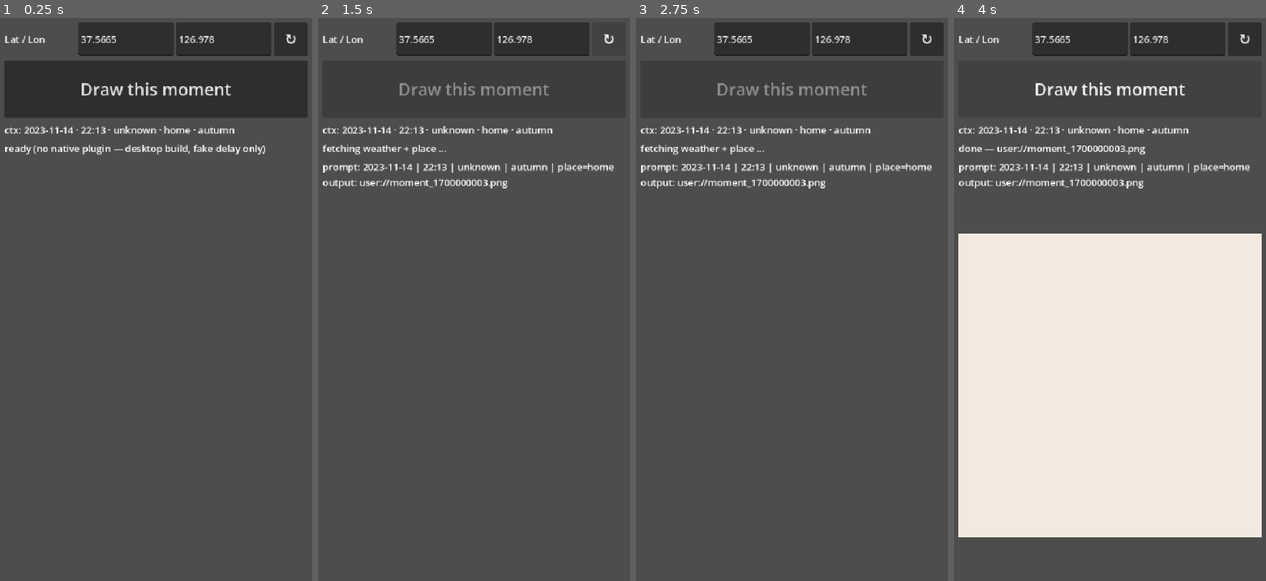
Above: before the commit, frames 1-4 (left to right).
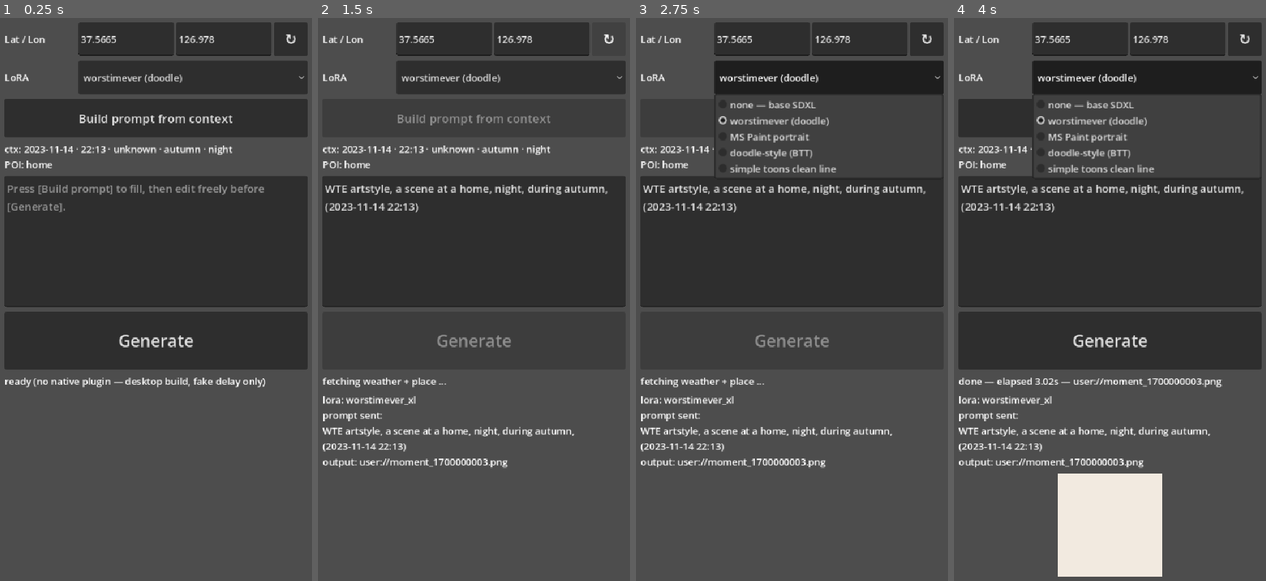
Above: after the commit, the same moments.

Repository: jungrok5/ondevice-imagen
Game: Godot game, scene res://scenes/Main.tscn
The game is run twice, just before and just after one commit, with the same random seed, the same clock (stepped at 60 frames per second) and the same inputs.
Inputs (mouse positions are in pixels of both pictures, inside the frame that each line leads up to):
- Up to frame 1 (0.25 s): no input
- Up to frame 2 (1.5 s): click "Draw this moment" (after the commit: "Generate") at 0.5 s; click "↻" at 1.25 s
- Up to frame 3 (2.75 s): click (829, 79) at 2 s, where only the run after the commit has a clickable "worstimever (doodle)"
- Up to frame 4 (4 s): click "↻" at 2.75 s; click (1147, 79) at 3.5 s, where only the run after the commit has a clickable "worstimever (doodle)"

The runs differ from the first frame. In frame 1, 40% of the frame differs, in the area x 1-99%, y 7-66%; in frame 2, 27%; in frame 3, 31%; in frame 4, 68%, in the area x 1-99%, y 7-100%.

Commit message:
Phase 1 testbed: 2-step prompt workflow + LoRA picker + rich POI
The on-device Phase 1 build is now meant to be carried around for
"what does the model draw with this exact context" experiments —
not just a button-press wiring smoke test.

Changes:

1. ContextProvider preserves the full Nominatim address dict and
   builds a free-form POI summary (e.g. "a cafe, Junggu, near
   Sejong-daero") instead of squashing every reverse-geocode result
   into one of five buckets. The 5-bucket place_type is still computed
   for downstream prompt selection, but everything richer also lives
   on _cached.address / _cached.poi_summary.

2. main.gd is restructured around a two-step prompt workflow:
     [Build prompt from context]   - composes ctx + selected LoRA
                                     trigger into an English-leaning
                                     SD prompt and dumps it into a
     prompt TextEdit                 - editable; the user can hand-
                                     tune anything before sending
     [Generate]                    - sends the (possibly edited)
                                     text to the native Worker

3. LoRA OptionButton with five hand-picked presets (none / worstimever
   / mspaint / doodle-style / simple-toons-style). Selected preset's
   trigger phrase is what the prompt builder prepends. Phase 2's
   Worker will read the selected preset id to pick the right
   .safetensors at inference time.

4. status_label now reports "done — elapsed 0.42s — <path>" so the
   tester can compare wall-clock cost across LoRA / prompt variants.

5. detail_label echoes the exact prompt that was sent, so what's on
   screen is what the worker received.

Verified on Note 10+ 5G:
  - Build prompt produced: "WTE artstyle, a scene at 명동, noon,
    clear weather, during spring, (2026-05-09 14:43)" — Nominatim's
    Korean suburb name flows through verbatim, which is fine because
    the user can edit it before pressing Generate.
  - The Phase 1 fake-inference path still completes end to end with
    a notification + tap-to-view return.

Co-Authored-By: Claude Opus 4.7 (1M context) <noreply@anthropic.com>

Diff:
--- a/client/scripts/context_provider.gd
+++ b/client/scripts/context_provider.gd
@@ -121,10 +121,47 @@
 	_cached.place_type = _detect_place_type(address)
 	# Display name (Korean if available) for UI.
 	_cached.display_name = String(parsed.get("display_name", _cached.get("display_name", "")))
-	print("[Context] geo updated: country=%s place_type=%s" % [
-		String(_cached.country), String(_cached.place_type)
+	# Preserve the raw address dict so the prompt builder can mine
+	# road / suburb / city / building / amenity / leisure / tourism / etc.
+	_cached.address = address
+	# Build a short, human-readable POI summary (English where possible)
+	# that the prompt builder can splice straight into the SD prompt.
+	_cached.poi_summary = _build_poi_summary(address, _cached.display_name)
+	print("[Context] geo updated: country=%s place_type=%s poi=%s" % [
+		String(_cached.country), String(_cached.place_type), String(_cached.poi_summary)
 	])
 	context_changed.emit(get_cached_context())
+
+
+func _build_poi_summary(address: Dictionary, display_name: String) -> String:
+	# A few-word location label that captures what kind of place we're in,
+	# preferring the most specific tag available. SD prompts react well to
+	# concrete proper nouns ("Seoul City Hall") and concrete amenity names
+	# ("a cafe", "a riverside park") — so we hand both when we have them.
+	var parts: Array = []
+	var named: String = ""
+	for key in ["amenity", "leisure", "tourism", "historic", "shop",
+				"office", "building", "natural", "man_made", "public_building"]:
+		if address.has(key) and String(address[key]).length() > 0:
+			named = String(address[key]).replace("_", " ")
+			parts.append("a " + named)
+			break
+	# Most specific area name (suburb / neighbourhood / city / town).
+	for key in ["suburb", "neighbourhood", "quarter", "city_district",
+				"city", "town", "village", "county"]:
+		if address.has(key) and String(address[key]).length() > 0:
+			parts.append(String(address[key]))
+			break
+	if address.has("road") and String(address.road).length() > 0:
+		parts.append("near " + String(address.road))
+	if parts.is_empty() and display_name.length() > 0:
+		# Fallback: first 2 components of the comma-separated display_name.
+		var dn_parts: PackedStringArray = display_name.split(",")
+		if dn_parts.size() > 0:
+			parts.append(String(dn_parts[0]).strip_edges())
+		if dn_parts.size() > 1:
+			parts.append(String(dn_parts[1]).strip_edges())
+	return ", ".join(parts)
 
 
 func _detect_place_type(address: Dictionary) -> String:
@@ -157,14 +194,16 @@
 
 func _build_offline_context(lat: float, lon: float) -> Dictionary:
 	return {
-		"season":      _season_now(),
-		"time_of_day": _time_of_day_now(),
-		"weather":     "unknown",
-		"country":     "KR",
-		"place_type":  "home",
+		"season":       _season_now(),
+		"time_of_day":  _time_of_day_now(),
+		"weather":      "unknown",
+		"country":      "KR",
+		"place_type":   "home",
 		"display_name": "",
-		"lat":          lat,
-		"lon":          lon,
+		"address":      {},
+		"poi_summary":  "",
+		"lat":           lat,
+		"lon":           lon,
 	}
 
 
--- a/client/scripts/main.gd
+++ b/client/scripts/main.gd
@@ -1,18 +1,18 @@
 extends Control
 ##
-## Phase 1 main scene — verify the *workflow* end to end on Android:
+## Phase 1 main scene — verify the *workflow* end to end on Android,
+## and also serve as a hand-held testbed:
 ##
-##   button press
+##   [Build prompt]   ← bundles ctx + selected LoRA into an English prompt
 ##     ↓
-##   ContextProvider snapshot (date / time / weather / place / lat-lon)
+##   prompt TextEdit  ← editable, the user can hand-tune before sending
 ##     ↓
-##   DrawMomentPlugin.start_inference(prompt) — Kotlin Foreground Service
-##     ↓
-##   (~30 s of fake delay, no ONNX yet)
+##   [Generate]       ← starts the Foreground Service with the (possibly
+##                       edited) prompt + LoRA trigger
 ##     ↓
 ##   inference_completed signal + system notification
 ##     ↓
-##   user taps notification → app foregrounds → result screen shows the PNG
+##   result image + "elapsed: Xs" + "prompt sent: ..."
 ##
 ## Phase 2 will replace the fake-delay block inside the Worker with the
 ## real ONNX Runtime SD 1.5 inference. Everything else (UI, signal wire,
@@ -21,6 +21,19 @@
 
 const ContextProvider := preload("res://scripts/context_provider.gd")
 
+# (display_label, lora_id, trigger_phrase) — trigger gets prepended to the
+# user's prompt when "Build prompt" is pressed. lora_id is what Phase 2
+# will pass to the native Worker so it picks the right .safetensors at
+# inference time.
+const LORA_PRESETS: Array = [
+	["none — base SDXL",        "",                       ""],
+	["worstimever (doodle)",    "worstimever_xl",         "WTE artstyle"],
+	["MS Paint portrait",       "sdxl_mspaint_portraits", "MSPaint portrait"],
+	["doodle-style (BTT)",      "doodle-style",           "SDXL_BTT_Doodle_v01"],
+	["simple toons clean line", "simple-toons-style-sdxl",
+		"a simple cartoon illustration, clean lineart"],
+]
+
 var ctx_provider: ContextProvider
 var draw_plugin   # Engine singleton from android-plugin/, may be null on desktop.
 
@@ -28,6 +41,9 @@
 var lat_edit: LineEdit
 var lon_edit: LineEdit
 var refresh_button: Button
+var lora_picker: OptionButton
+var build_button: Button
+var prompt_edit: TextEdit
 var generate_button: Button
 var status_label: Label
 var ctx_label: Label
@@ -35,6 +51,7 @@
 var result_rect: TextureRect
 
 var _last_output_path: String = ""
+var _started_at_msec: int = 0
 
 
 func _ready() -> void:
@@ -84,26 +101,51 @@
 	refresh_button.pressed.connect(_on_refresh_pressed)
 	loc_row.add_child(refresh_button)
 
+	# LoRA picker
+	var lora_row := _row(root, "LoRA")
+	lora_picker = OptionButton.new()
+	lora_picker.size_flags_horizontal = Control.SIZE_EXPAND_FILL
+	for i in LORA_PRESETS.size():
+		lora_picker.add_item(String(LORA_PRESETS[i][0]), i)
+	lora_picker.select(1)  # default to worstimever — most-tested style
+	lora_row.add_child(lora_picker)
+
+	# Build prompt button
+	build_button = Button.new()
+	build_button.text = "Build prompt from context"
+	build_button.custom_minimum_size = Vector2(0, 64)
+	build_button.add_theme_font_size_override("font_size", 20)
+	build_button.pressed.connect(_on_build_pressed)
+	root.add_child(build_button)
+
+	# Live context label (above the editable prompt — what we'll bundle)
+	ctx_label = Label.new()
+	ctx_label.autowrap_mode = TextServer.AUTOWRAP_WORD_SMART
+	root.add_child(ctx_label)
+
+	# Editable prompt — user can hand-tune before pressing Generate.
+	prompt_edit = TextEdit.new()
+	prompt_edit.placeholder_text = "Press [Build prompt] to fill, then edit freely before [Generate]."
+	prompt_edit.custom_minimum_size = Vector2(0, 220)
+	prompt_edit.add_theme_font_size_override("font_size", 18)
+	prompt_edit.wrap_mode = TextEdit.LINE_WRAPPING_BOUNDARY
+	root.add_child(prompt_edit)
+
 	# Generate
 	generate_button = Button.new()
-	generate_button.text = "Draw this moment"
+	generate_button.text = "Generate"
 	generate_button.custom_minimum_size = Vector2(0, 96)
 	generate_button.add_theme_font_size_override("font_size", 28)
 	generate_button.pressed.connect(_on_generate_pressed)
 	root.add_child(generate_button)
 
-	# Live context label
-	ctx_label = Label.new()
-	ctx_label.autowrap_mode = TextServer.AUTOWRAP_WORD_SMART
-	root.add_child(ctx_label)
-
-	# Status (busy / done / error)
+	# Status (busy / done / error / elapsed)
 	status_label = Label.new()
 	status_label.text = ("ready" if draw_plugin != null
 		else "ready (no native plugin — desktop build, fake delay only)")
 	root.add_child(status_label)
 
-	# Detail (output path / error message)
+	# Detail (output path / sent prompt / error message)
 	detail_label = Label.new()
 	detail_label.autowrap_mode = TextServer.AUTOWRAP_WORD_SMART
 	detail_label.add_theme_font_size_override("font_size", 16)
@@ -136,35 +178,110 @@
 
 
 func _on_context_changed(ctx: Dictionary) -> void:
-	ctx_label.text = "ctx: %s · %s · %s · %s · %s" % [
+	var poi := String(ctx.get("poi_summary", ""))
+	if poi.is_empty():
+		poi = String(ctx.get("place_type", "?"))
+	ctx_label.text = "ctx: %s · %s · %s · %s · %s\nPOI: %s" % [
 		String(ctx.get("date", "?")),
 		String(ctx.get("time", "?")),
 		String(ctx.get("weather", "?")),
-		String(ctx.get("place_type", "?")),
 		String(ctx.get("season", "?")),
+		String(ctx.get("time_of_day", "?")),
+		poi,
 	]
 
 
+# --- Build prompt ------------------------------------------------------------
+
+func _on_build_pressed() -> void:
+	var ctx := ctx_provider.get_cached_context()
+	prompt_edit.text = _build_full_prompt(ctx, _selected_lora_trigger())
+
+
+func _selected_lora_trigger() -> String:
+	var idx := lora_picker.get_selected_id()
+	if idx < 0 or idx >= LORA_PRESETS.size():
+		return ""
+	return String(LORA_PRESETS[idx][2])
+
+
+func _selected_lora_id() -> String:
+	var idx := lora_picker.get_selected_id()
+	if idx < 0 or idx >= LORA_PRESETS.size():
+		return ""
+	return String(LORA_PRESETS[idx][1])
+
+
+func _build_full_prompt(ctx: Dictionary, lora_trigger: String) -> String:
+	# Compose a SD-friendly English prompt from everything ContextProvider
+	# managed to grab. Order matters for SD 1.5: trigger first, then the
+	# scene description, then mood / time / weather. POI noun phrase
+	# (e.g. "a cafe, Junggu, near Sejong-daero") goes near the front so
+	# the model anchors its composition to it.
+	var parts: Array = []
+	if lora_trigger.length() > 0:
+		parts.append(lora_trigger)
+
+	var poi := String(ctx.get("poi_summary", ""))
+	var place_type := String(ctx.get("place_type", ""))
+	var weather := String(ctx.get("weather", ""))
+	var season := String(ctx.get("season", ""))
+	var time_of_day := String(ctx.get("time_of_day", ""))
+	var date := String(ctx.get("date", ""))
+	var time_str := String(ctx.get("time", ""))
+
+	# Anchor sentence — concrete location if we have one, otherwise the
+	# 5-bucket place_type (cafe / library / market / river / home).
+	if poi.length() > 0:
+		parts.append("a scene at %s" % poi)
+	elif place_type.length() > 0:
+		parts.append("a scene at a %s" % place_type)
+
+	# Mood line — time of day + weather + season.
+	var mood: Array = []
+	if time_of_day.length() > 0:
+		mood.append(time_of_day)
+	if weather.length() > 0 and weather != "unknown":
+		mood.append(weather + " weather")
+	if season.length() > 0:
+		mood.append("during " + season)
+	if not mood.is_empty():
+		parts.append(", ".join(mood))
+
+	# Timestamp footnote — useful for "different result every day even at
+	# the same place" experiments. SD 1.5 mostly ignores numeric strings,
+	# but we keep them for the user's records (and to quietly perturb the
+	# prompt embedding so two same-context generations diverge).
+	if date.length() > 0 or time_str.length() > 0:
+		parts.append("(%s %s)" % [date, time_str])
+
+	return ", ".join(parts)
+
+
+# --- Generate ---------------------------------------------------------------
+
 func _on_generate_pressed() -> void:
-	var ctx := ctx_provider.get_cached_context()
-	# A minimal prompt string the worker will pass to inference. Exact
-	# format is finalised once the prompt builder is ported to the device
-	# (or kept on PC and shipped as a precomputed string per cell).
-	var prompt := "%s | %s | %s | %s | place=%s" % [
-		String(ctx.get("date", "")),
-		String(ctx.get("time", "")),
-		String(ctx.get("weather", "")),
-		String(ctx.get("season", "")),
-		String(ctx.get("place_type", "")),
-	]
-	# Output path the Worker writes the finished PNG to. Both desktop
-	# and Android should be able to write to user://.
+	var prompt := prompt_edit.text.strip_edges()
+	if prompt.is_empty():
+		# Convenience: pressing Generate without ever pressing Build is
+		# the common case, so build it on the fly.
+		var ctx := ctx_provider.get_cached_context()
+		prompt = _build_full_prompt(ctx, _selected_lora_trigger())
+		prompt_edit.text = prompt
+
+	# Output path the Worker writes the finished PNG to.
 	var out_path := "user://moment_%d.png" % int(Time.get_unix_time_from_system())
 	_last_output_path = out_path
+	_started_at_msec = Time.get_ticks_msec()
 
 	generate_button.disabled = true
-	status_label.text = "starting background inference..."
-	detail_label.text = "prompt: %s\noutput: %s" % [prompt, out_path]
+	build_button.disabled = true
+	status_label.text = "generating ..."
+	detail_label.text = "lora: %s\nprompt sent:\n%s\noutput: %s" % [
+		_selected_lora_id() if _selected_lora_id().length() > 0 else "(none)",
+		prompt,
+		out_path,
+	]
 
 	if draw_plugin != null:
 		draw_plugin.call("start_inference", prompt, ProjectSettings.globalize_path(out_path))
@@ -175,33 +292,33 @@
 
 
 func _on_inference_completed(output_path: String) -> void:
-	_load_result(output_path)
+	var elapsed_ms := Time.get_ticks_msec() - _started_at_msec
+	_load_result(output_path, elapsed_ms)
 	generate_button.disabled = false
+	build_button.disabled = false
 
 
 func _on_inference_failed(error_msg: String) -> void:
 	status_label.text = "FAILED: " + error_msg
 	generate_button.disabled = false
-
-
-func _load_result(path: String) -> void:
+	build_button.disabled = false
+
+
+func _load_result(path: String, elapsed_ms: int) -> void:
 	var img := Image.new()
 	# Worker writes an absolute fs path; convert back to a Godot virtual
 	# path for desktop runs.
 	var godot_path := path
+	var err: int
 	if not path.begins_with("user://") and not path.begins_with("res://"):
-		# `path` is already absolute; Image.load() accepts that.
-		var err := img.load(path)
-		if err != OK:
-			status_label.text = "PNG load error: %d" % err
-			return
+		err = img.load(path)
 	else:
-		var err := img.load(ProjectSettings.globalize_path(godot_path))
-		if err != OK:
-			status_label.text = "PNG load error: %d" % err
-			return
+		err = img.load(ProjectSettings.globalize_path(godot_path))
+	if err != OK:
+		status_label.text = "PNG load error %d at %s" % [err, path]
+		return
 	result_rect.texture = ImageTexture.create_from_image(img)
-	status_label.text = "done — " + path
+	status_label.text = "done — elapsed %.2fs — %s" % [elapsed_ms / 1000.0, path]
 
 
 # --- Desktop fallback ---------------------------------------------------------
@@ -222,3 +339,6 @@
 		t.queue_free()
 	)
 	t.start()
+	# Touch `prompt` to silence "unused arg" warnings — it's logged in the
+	# detail label already.
+	prompt = prompt
